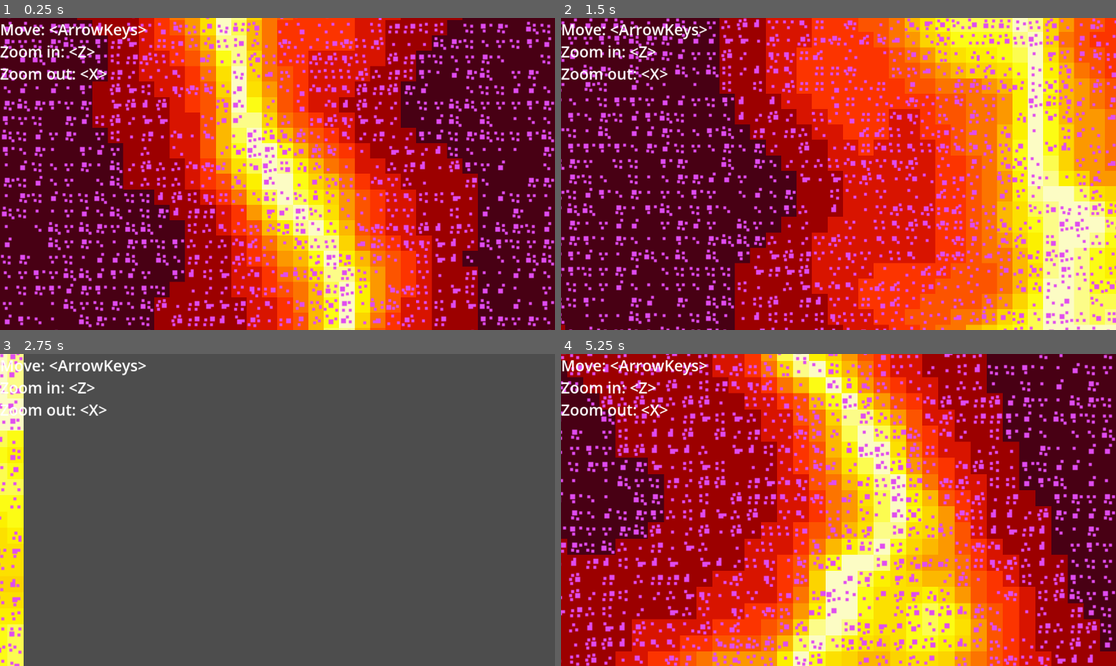
Above: before the commit, frames 1-4 (two rows, left to right).
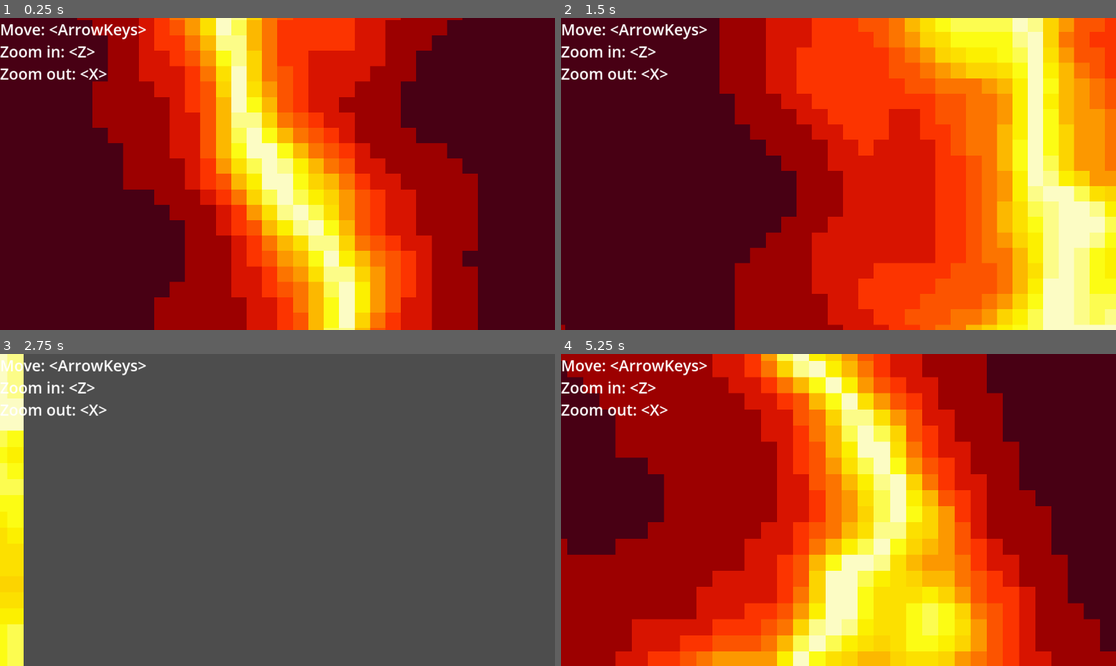
Above: after the commit, the same moments.

Repository: bingecraft-net/sandbox
Game: Godot game, scene res://scenes/game.tscn
Same seed, same stepped clock (60 frames per second), same inputs: the game is played once before the commit and once after it.
Inputs:
- Up to frame 1 (0.25 s): no input
- Up to frame 2 (1.5 s): hold Right (ui_right) 0.53-1.28 s; tap Z (zoom in) at 0.6 s; hold Down (ui_down) from 1.28 s (still down); tap X (zoom out) at 1.35 s
- Up to frame 3 (2.75 s): release Down (ui_down) at 2.03 s; hold Right (ui_right) from 2.03 s (still down); tap Z (zoom in) at 2.1 s
- Up to frame 4 (5.25 s): release Right (ui_right) at 2.78 s; hold Up (ui_up) 2.78-3.53 s; tap X (zoom out) at 2.85, 4.35 s; tap Enter at 3.5 s; hold Left (ui_left) 3.53-5.03 s; tap Z (zoom in) at 3.6, 5.1 s; hold Down (ui_down) from 5.03 s (still down)

The runs differ from the first frame. In frame 1, 18% of the frame differs, in the area x 0-100%, y 0-100%; in frame 2, 17%; in frame 3, 0.7%; in frame 4, 18%.

Commit message:
remove mass visualization and inline classify

Diff:
--- a/scenes/cell.gd
+++ b/scenes/cell.gd
@@ -21,12 +21,8 @@
 	for x in range(grid_size):
 		for y in range(grid_size):
 			var a = noise.get_noise_3d(x + offset.x, y + offset.y, elapsed)
-			var b = mass[x][y]
-			var atlas_coords = classify(a, b)
+			var fx = atan(a * 24)
+			var gx = cos(fx)
+			var magnitude = 16 * gx
+			var atlas_coords = floor(magnitude) * Vector2i.RIGHT
 			map.set_cell(Vector2i(x, y), 0, atlas_coords)
-
-func classify(a: float, b: float) -> Vector2i:
-	var fx = atan(a * 24)
-	var gx = cos(fx)
-	var magnitude = 16 * gx
-	return floor(magnitude) * Vector2i.RIGHT + floor(9 * b) * Vector2i.DOWN
--- a/scenes/game.tscn
+++ b/scenes/game.tscn
@@ -1,6 +1,6 @@
 [gd_scene format=3 uid="uid://bqp6ijn2rfoyq"]
 
-[ext_resource type="Script" uid="uid://bc2impsn4s5r3" path="res://scripts/game.gd" id="1_e2o6t"]
+[ext_resource type="Script" uid="uid://bc2impsn4s5r3" path="res://scenes/game.gd" id="1_e2o6t"]
 [ext_resource type="PackedScene" uid="uid://1b62wt0iucbm" path="res://scenes/character.tscn" id="2_lnu2h"]
 
 [sub_resource type="FastNoiseLite" id="FastNoiseLite_0e48y"]
Binary file changed: sprites/atlas.png
Not shown, changed: sprites/atlas.xcf
